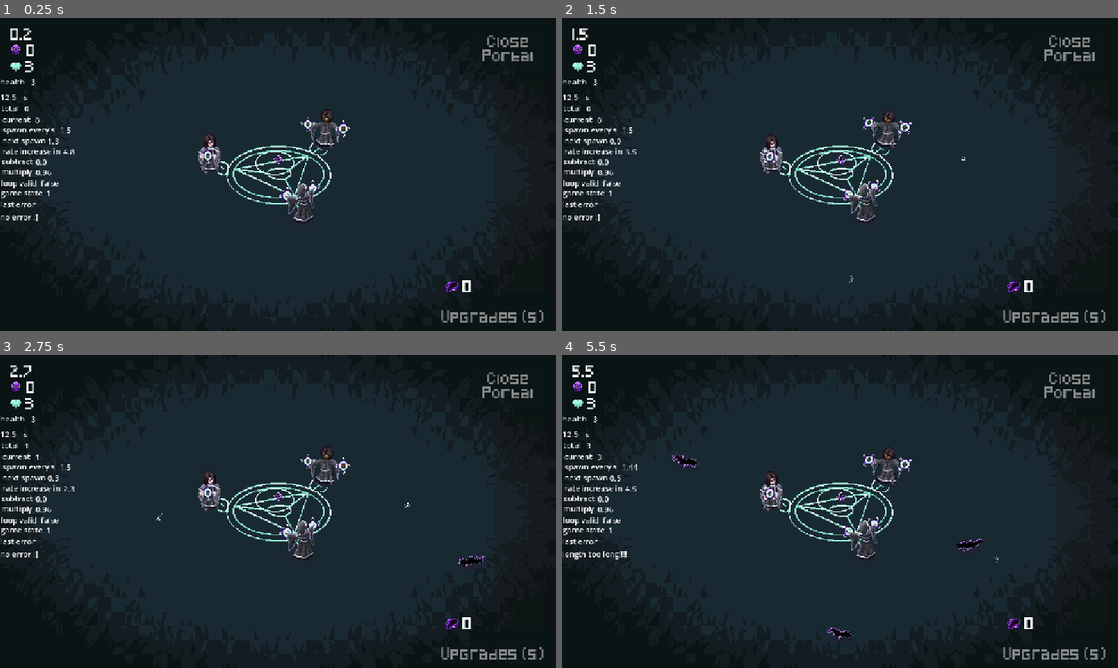
Above: before the commit, frames 1-4 (two rows, left to right).
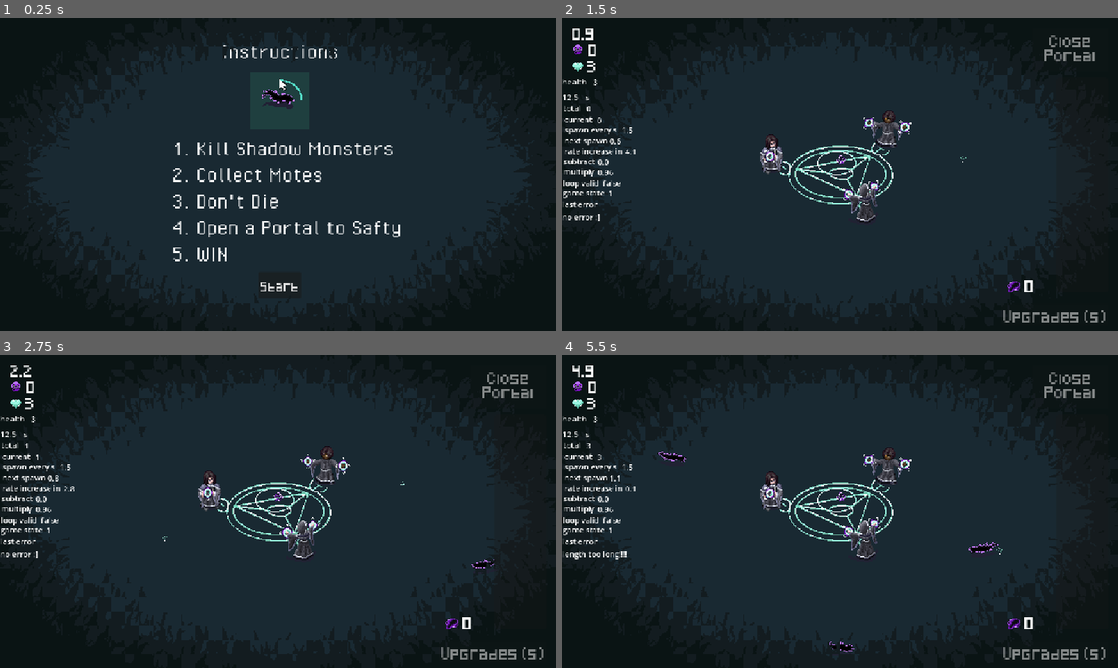
Above: after the commit, the same moments.

Repository: alifeee/loop
Game: Godot game, scene res://scenes/main.tscn
Same seed, same stepped clock (60 frames per second), same inputs: the game is played once before the commit and once after it. The engine's default icon, where the game draws it, is replaced by a stand-in: a white triangle on a blue panel in a dark square.
Inputs (mouse positions are in pixels of both pictures, inside the frame that each line leads up to):
- Up to frame 1 (0.25 s): no input
- Up to frame 2 (1.5 s): click (840, 284) at 0.5 s, where only the run after the commit has a clickable "Start"; move the mouse to (962, 158) at 1.27 s; press the mouse at (962, 158) at 1.28 s
- Up to frame 3 (2.75 s): move the mouse to (166, 527) at 2.02 s; release the mouse at (166, 527) at 2.03 s; click (166, 527) at 2.1 s
- Up to frame 4 (5.5 s): move the mouse to (895, 442) at 2.77 s; press the mouse at (895, 442) at 2.78 s; move the mouse to (812, 574) at 3.52 s; release the mouse at (812, 574) at 3.53 s; click (812, 574) at 3.6 s; move the mouse to (1006, 558) at 4.27 s; press the mouse at (1006, 558) at 4.28 s; move the mouse to (673, 464) at 5.02 s; release the mouse at (673, 464) at 5.03 s; click (673, 464) at 5.1 s

The runs differ from the first frame. In frame 1, 5.8% of the frame differs, in the area x 0-98%, y 3-98%; in frame 2, 0.1%; in frame 3, 0.2%; in frame 4, 0.6%.

Commit message:
cleanup and start/end game state

Diff:
--- a/scenes/main.tscn
+++ b/scenes/main.tscn
@@ -435,15 +435,6 @@
 offset_right = 170.0
 offset_bottom = 254.0
 
-[node name="EndLabel" type="Label" parent="DebugStats"]
-visible = false
-offset_left = 478.0
-offset_top = 188.0
-offset_right = 689.0
-offset_bottom = 257.0
-theme_override_font_sizes/font_size = 50
-text = "you suck"
-
 [node name="errors" type="Control" parent="DebugStats"]
 layout_mode = 3
 anchors_preset = 0
@@ -480,9 +471,13 @@
 [node name="Control2" parent="ShopUI" instance=ExtResource("17_dp3eg")]
 
 [node name="StartScreen" type="CanvasLayer" parent="."]
-visible = false
-
-[node name="Start" parent="StartScreen" instance=ExtResource("17_muem4")]
+
+[node name="Start" parent="StartScreen" node_paths=PackedStringArray("hide_canvas") instance=ExtResource("17_muem4")]
+hide_canvas = NodePath("..")
+
+[node name="Shadow" type="Sprite2D" parent="StartScreen"]
+position = Vector2(576, 324)
+texture = ExtResource("12_eb6dy")
 
 [connection signal="error_debug" from="." to="DebugStats" method="display_error"]
 [connection signal="timeout" from="Spawner/SpawnTimer" to="Spawner" method="_on_timer_timeout"]
--- a/scenes/start.tscn
+++ b/scenes/start.tscn
@@ -143,7 +143,8 @@
 script = ExtResource("1_u80x2")
 
 [node name="Sprite2D" type="Sprite2D" parent="."]
-position = Vector2(586, 327)
+position = Vector2(578.889, 323)
+scale = Vector2(1.01235, 1.01235)
 texture = ExtResource("2_bodal")
 
 [node name="Label" type="Label" parent="."]
--- a/scripts/game_ui.gd
+++ b/scripts/game_ui.gd
@@ -16,7 +16,7 @@
 	Globals.reset_game.connect(func(): $EndLabel.text = "you suck!")
 	close_button.pressed.connect(
 		func():
-			Globals.endgame()
+			Globals.endgame(true)
 			$EndLabel.text = "you s̶u̶c̶k̶ win!"
 	)
 	Globals.start_game.connect(func(): $EndLabel.visible = false)
--- a/scripts/globals.gd
+++ b/scripts/globals.gd
@@ -29,7 +29,6 @@
 var time_elapsed: float = 0
 
 func _ready() -> void:
-	#start()
 	pass
 
 func _process(delta: float) -> void:
@@ -56,15 +55,12 @@
 	gamestate = GAMESTATES.PLAYING
 	resume_game.emit()
 	print("resuming game")
-func endgame():
+func endgame(is_win: bool):
 	gamestate = GAMESTATES.WIN_SCREEN
-	pause()
 	end_game.emit()
-	var hittables = []
-	hittables.append_array(Globals.demons)
-	for hittable in hittables:
-		hittable.hit(100)
-	print("ending game")
+	if is_win:
+		for hittable in Globals.demons.duplicate():
+			hittable.hit(100)
 func reset():
 	gamestate = GAMESTATES.START_SCREEN
 	# normal stuff
@@ -85,7 +81,7 @@
 func hit_player(damage: int):
 	player_health -= 1
 	if player_health <= 0:
-		endgame()
+		endgame(false)
 	player_hit.emit(player_health)
 
 func calc_polygon_area(coords) -> float:
--- a/scripts/player.gd
+++ b/scripts/player.gd
@@ -51,7 +51,6 @@
 	Globals.resume_game.connect(resume)
 	Globals.end_game.connect(pause)
 	Globals.reset_game.connect(reset)
-	Globals.start()
 
 func start():
 	if CONTINUOUS_CASTING:
--- a/scripts/start.gd
+++ b/scripts/start.gd
@@ -1,10 +1,12 @@
 extends Node2D
 
+@export var hide_canvas: CanvasLayer
+
 func _ready():
-	Globals.reset_game.connect(func(): visible = true)
+	Globals.reset_game.connect(func(): hide_canvas.visible = true)
+	Globals.start_game.connect(func(): hide_canvas.visible = true)
 	$Button.pressed.connect(_start_game)
 
 func _start_game():
 	Globals.start()
-	Globals.gamestate = Globals.GAMESTATES.PLAYING
-	visible = false
+	hide_canvas.visible = false
--- a/scripts/userinterface.gd
+++ b/scripts/userinterface.gd
@@ -1,14 +1,9 @@
 extends CanvasLayer
 
-var time_elapsed: float
 var errortween: Tween
 
 func _ready() -> void:
-	#start_time = Time.get_unix_time_from_system()
-	$EndLabel.visible = false
-	Globals.end_game.connect(func(): $EndLabel.visible = true)
-	Globals.reset_game.connect(func(): time_elapsed = 0)
-	Globals.reset_game.connect(func(): $EndLabel.visible = false)
+	pass
 
 func _process(delta: float) -> void:
 	# health
Not shown: 1 places in scenes/main.tscn that only renumber resources
Not shown: 1 places in scenes/start.tscn that only renumber resources
